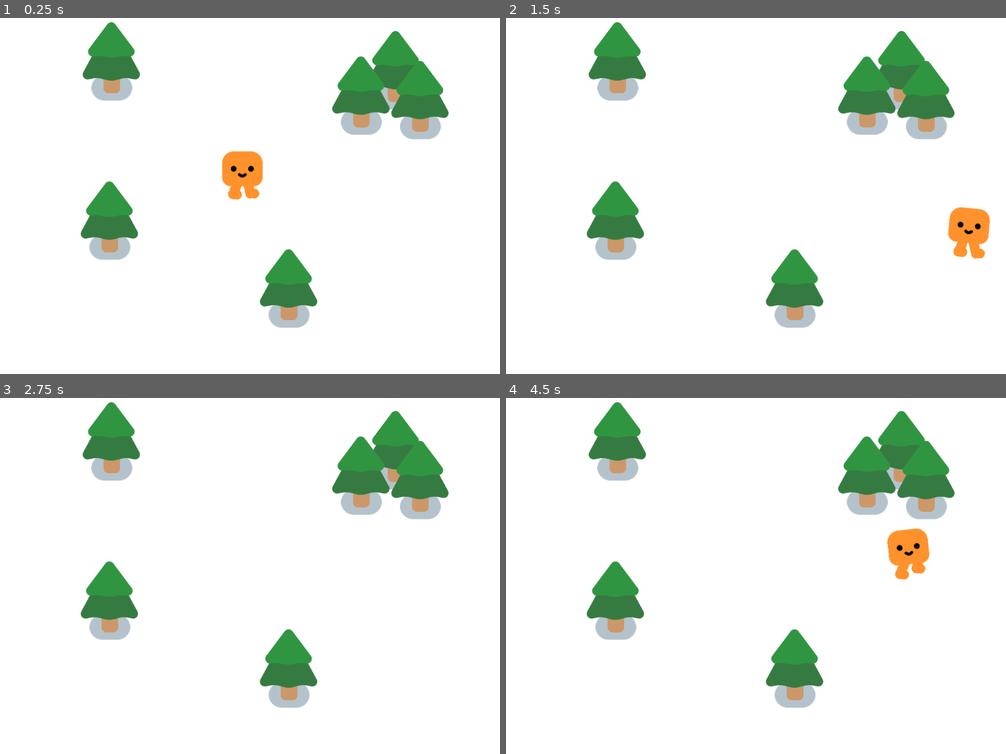
Above: before the commit, frames 1-4 (two rows, left to right).
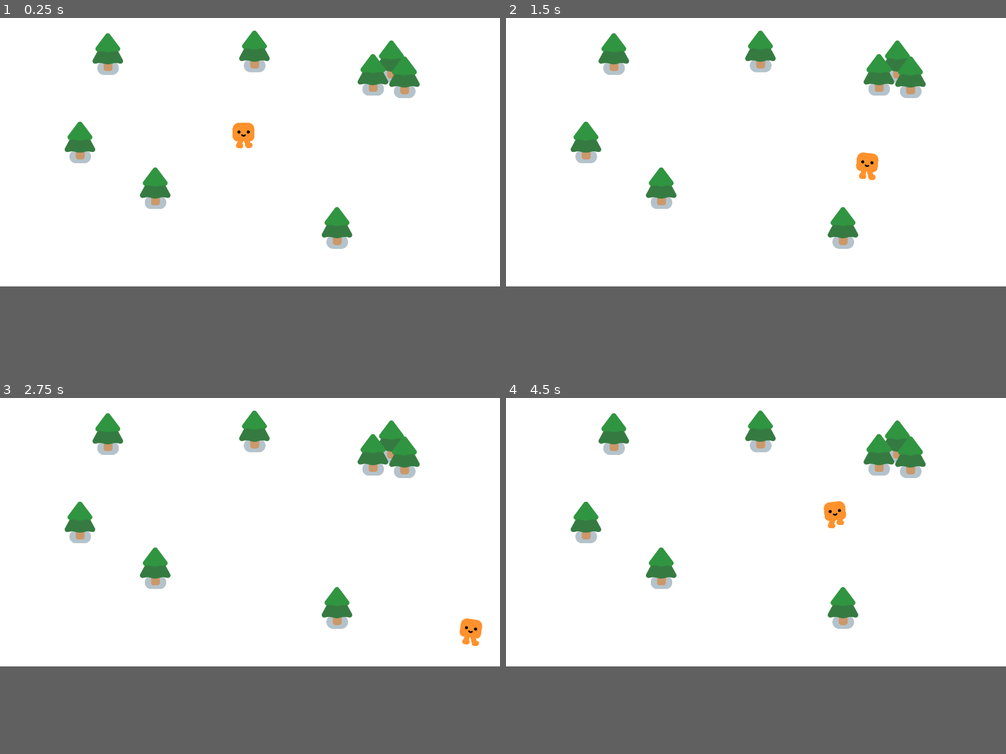
Above: after the commit, the same moments.

Repository: always-hehe-devs/godot-game
Game: Godot game, scene res://survivors_game.tscn
The game is run twice, just before and just after one commit, with the same random seed, the same clock (stepped at 60 frames per second) and the same inputs. Before the commit the project has no main scene; this scene is started directly in both runs.
Inputs:
- Up to frame 1 (0.25 s): no input
- Up to frame 2 (1.5 s): hold D (move_right) 0.53-1.28 s; hold S (move_down) from 1.28 s (still down)
- Up to frame 3 (2.75 s): release S (move_down) at 2.03 s; hold D (move_right) from 2.03 s (still down)
- Up to frame 4 (4.5 s): release D (move_right) at 2.78 s; hold W (move_up) 2.78-3.53 s; hold A (move_left) from 3.53 s (still down)
In our replay, the window is 800x590 before the commit and 800x450 after it. These sizes can differ from the game's own. Grey fills any space a smaller window leaves; there, only what the larger window draws over its background counts as a difference.

The runs differ from the first frame. In frame 1, 12% of the frame differs, in the area x 12-90%, y 1-87%; in frame 2, 12%, in the area x 12-97%, y 1-87%; in frame 3, 11%; in frame 4, 12%.

Commit message:
Added mob

Diff:
--- /dev/null
+++ b/mob.tscn
@@ -0,0 +1,14 @@
+[gd_scene load_steps=3 format=3 uid="uid://by1vf2pf3e51r"]
+
+[ext_resource type="PackedScene" uid="uid://ogik4s70pgwl" path="res://characters/slime/slime.tscn" id="1_nfdkq"]
+
+[sub_resource type="CircleShape2D" id="CircleShape2D_1iqnu"]
+radius = 54.1479
+
+[node name="Mob" type="CharacterBody2D"]
+
+[node name="Slime" parent="." instance=ExtResource("1_nfdkq")]
+
+[node name="CollisionShape2D" type="CollisionShape2D" parent="."]
+position = Vector2(0, -27)
+shape = SubResource("CircleShape2D_1iqnu")
--- a/project.godot
+++ b/project.godot
@@ -75,13 +75,16 @@
 [application]
 
 config/name="Your First 2D Game With Godot 4: START (GDQuest)"
+run/main_scene="res://survivors_game.tscn"
 config/features=PackedStringArray("4.2", "Forward Plus")
 config/icon="res://icon.png"
 
 [display]
 
-window/size/viewport_width=1024
-window/size/viewport_height=756
+window/size/viewport_width=1920
+window/size/viewport_height=1080
+window/size/window_width_override=800
+window/size/window_height_override=600
 window/stretch/mode="viewport"
 
 [dotnet]
--- a/survivors_game.tscn
+++ b/survivors_game.tscn
@@ -4,28 +4,35 @@
 [ext_resource type="PackedScene" uid="uid://ckk5kcox37w48" path="res://pine_tree.tscn" id="2_r60le"]
 
 [node name="Game" type="Node2D"]
+y_sort_enabled = true
 
 [node name="ColorRect" type="ColorRect" parent="."]
-offset_right = 1045.0
-offset_bottom = 772.0
+offset_right = 1947.0
+offset_bottom = 1110.0
 
 [node name="Player" parent="." instance=ExtResource("1_28iup")]
-position = Vector2(498, 391)
+position = Vector2(937, 543)
 
 [node name="PineTree" parent="." instance=ExtResource("2_r60le")]
-position = Vector2(229, 170)
+position = Vector2(415, 243)
 
 [node name="PineTree2" parent="." instance=ExtResource("2_r60le")]
-position = Vector2(811, 188)
+position = Vector2(1504, 271)
 
 [node name="PineTree3" parent="." instance=ExtResource("2_r60le")]
-position = Vector2(592, 635)
+position = Vector2(1295, 910)
 
 [node name="PineTree4" parent="." instance=ExtResource("2_r60le")]
-position = Vector2(861, 249)
+position = Vector2(1554, 332)
 
 [node name="PineTree5" parent="." instance=ExtResource("2_r60le")]
-position = Vector2(740, 240)
+position = Vector2(1433, 323)
 
 [node name="PineTree6" parent="." instance=ExtResource("2_r60le")]
-position = Vector2(225, 496)
+position = Vector2(308, 582)
+
+[node name="PineTree7" parent="." instance=ExtResource("2_r60le")]
+position = Vector2(978, 233)
+
+[node name="PineTree8" parent="." instance=ExtResource("2_r60le")]
+position = Vector2(597, 758)
